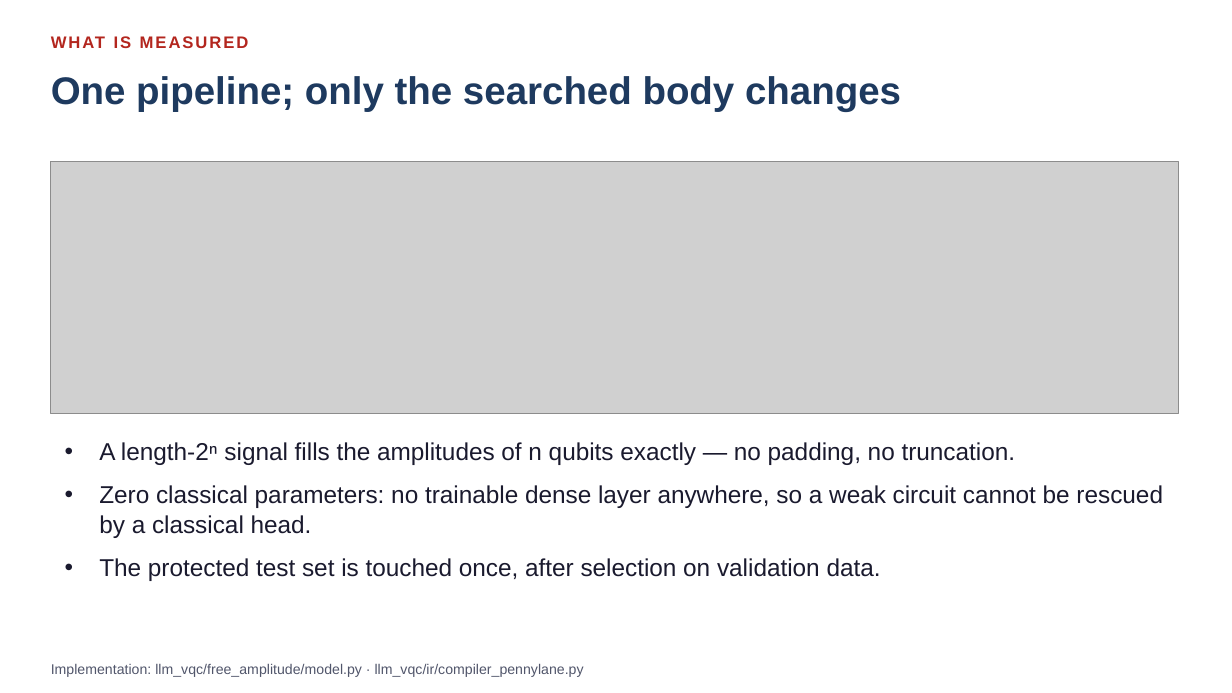
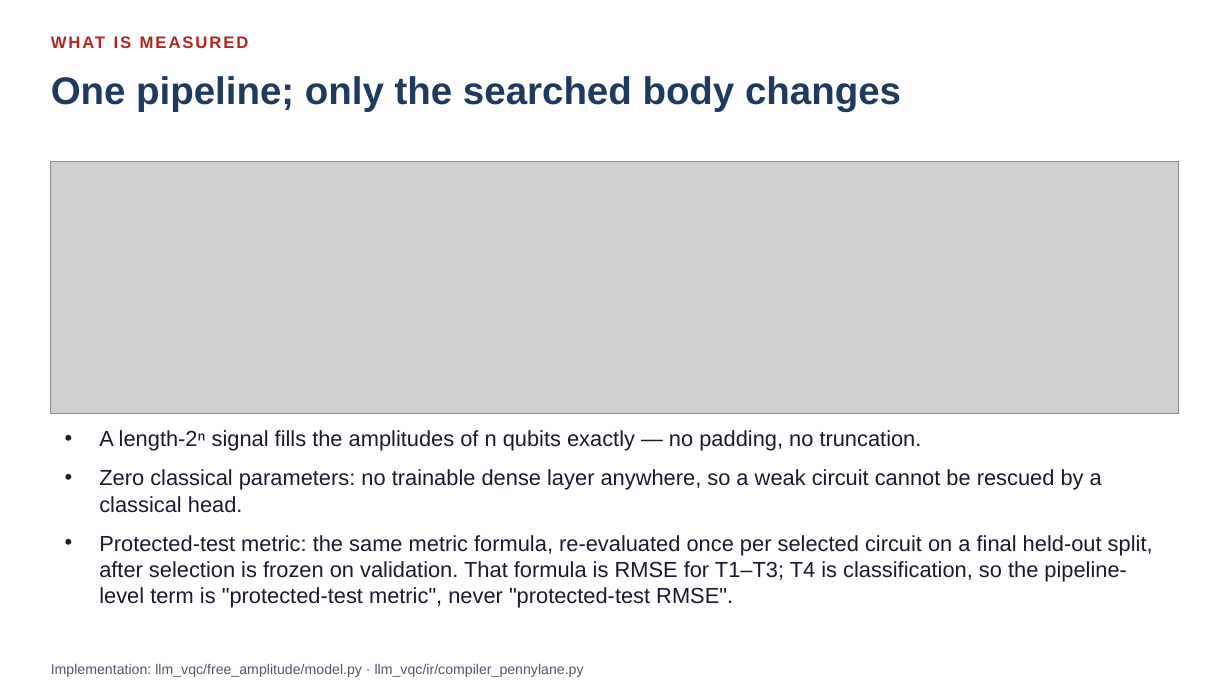
Before and after one commit to dorakingx/llm-vqc, a slide deck: slide 3 of docs/presentation/bench_v2_weekly_revised/20260731_GSoC_revised.pptx. Drawn at 1232x693 pixels with LibreOffice and Linux fonts; fonts in the diff are those of the drawing; grey boxes stand for pictures. Boxes give left, top, right and bottom in pixels: in the first picture for what was removed or moved away, otherwise in the second. Text is boxed around its words. In the diff, an @@ line names an element or a change of style, - is before the commit and + after.

```diff
--- a/docs/presentation/bench_v2_weekly_revised/20260731_GSoC_revised.pptx
+++ b/docs/presentation/bench_v2_weekly_revised/20260731_GSoC_revised.pptx
@@ text "A length-2ⁿ signal fills the ...": place and size @@
-text "A length-2ⁿ signal fills the ..." at <box>99,442,1163,581</box>
+text "A length-2ⁿ signal fills the ..." at <box>99,430,1153,608</box>
@@ text at <box>99,430,1102,513</box>: size 19 to 17 pt in "A length-2ⁿ signal fills the amplitudes of ...", "Zero classical parameters: no trainable dense layer ..."; less space between paragraphs @@
@@ text at <box>99,535,1153,608</box>: text changed; size 19 to 17 pt @@
-• The protected test set is touched once, after selection on validation data.
+• Protected-test metric: the same metric formula, re-evaluated once per selected circuit on a final held-out split, after selection is frozen on validation. That formula is RMSE for T1–T3; T4 is classification, so the pipeline-level term is "protected-test metric", never "protected-test RMSE".
```
Also in this commit, not shown: 12 other slides changed, 46 other files.
